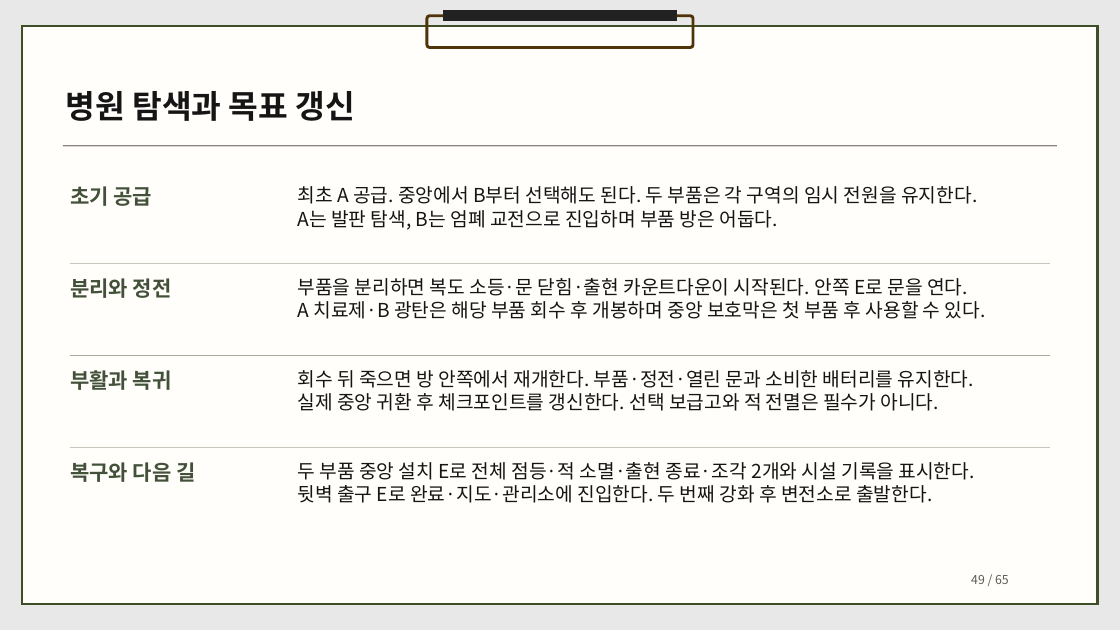
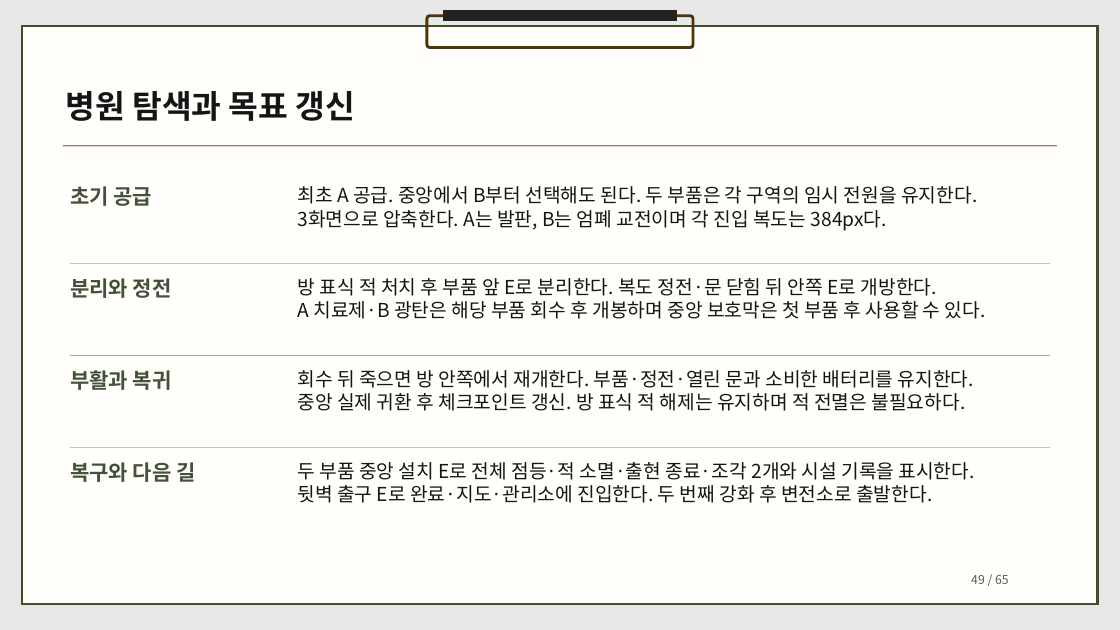
Before and after one commit to dbguswh/2Dgame_project, a slide deck: slide 49 of 2D게임프로그래밍 기획서.pptx. Drawn at 1120x630 pixels with LibreOffice and Linux fonts; fonts in the diff are those of the drawing. Boxes give left, top, right and bottom in pixels: in the first picture for what was removed or moved away, otherwise in the second. Text is boxed around its words. In the diff, an @@ line names an element or a change of style, - is before the commit and + after.

Commit message:
병원 동선을 3화면으로 압축하고 부품 교전과 분리 절차를 기획

```diff
--- a/2D게임프로그래밍 기획서.pptx
+++ b/2D게임프로그래밍 기획서.pptx
@@ text at (297, 210, 887, 231): text changed @@
-A는 발판 탐색, B는 엄폐 교전으로 진입하며 부품 방은 어둡다.
+3화면으로 압축한다. A는 발판, B는 엄폐 교전이며 각 진입 복도는 384px다.
@@ text at (297, 278, 937, 296): text changed @@
-부품을 분리하면 복도 소등·문 닫힘·출현 카운트다운이 시작된다. 안쪽 E로 문을 연다.
+방 표식 적 처치 후 부품 앞 E로 분리한다. 복도 정전·문 닫힘 뒤 안쪽 E로 개방한다.
@@ text at (297, 393, 966, 411): text changed @@
-실제 중앙 귀환 후 체크포인트를 갱신한다. 선택 보급고와 적 전멸은 필수가 아니다.
+중앙 실제 귀환 후 체크포인트 갱신. 방 표식 적 해제는 유지하며 적 전멸은 불필요하다.
```
Also in this commit, not shown: 4 other slides changed, 1 other file.
